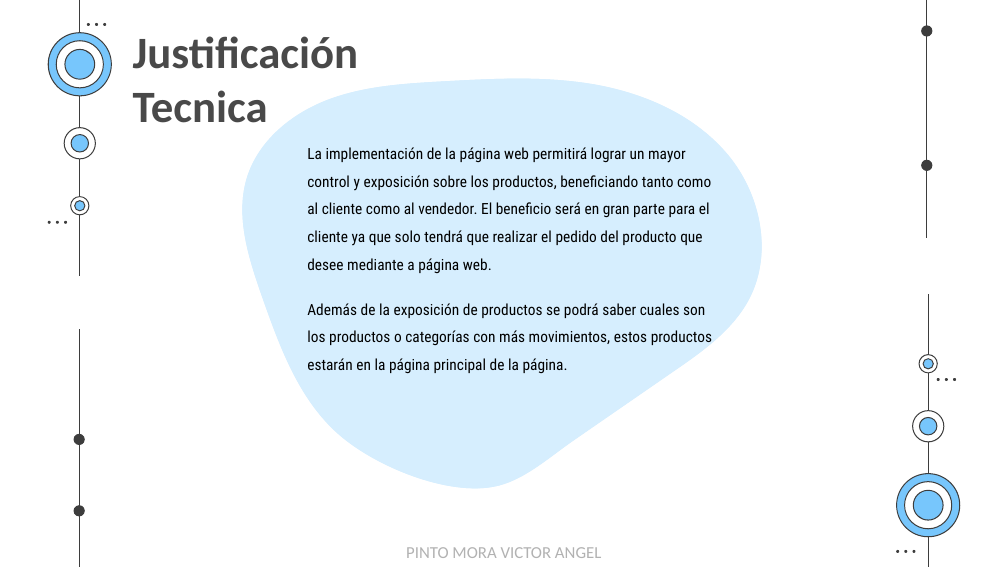
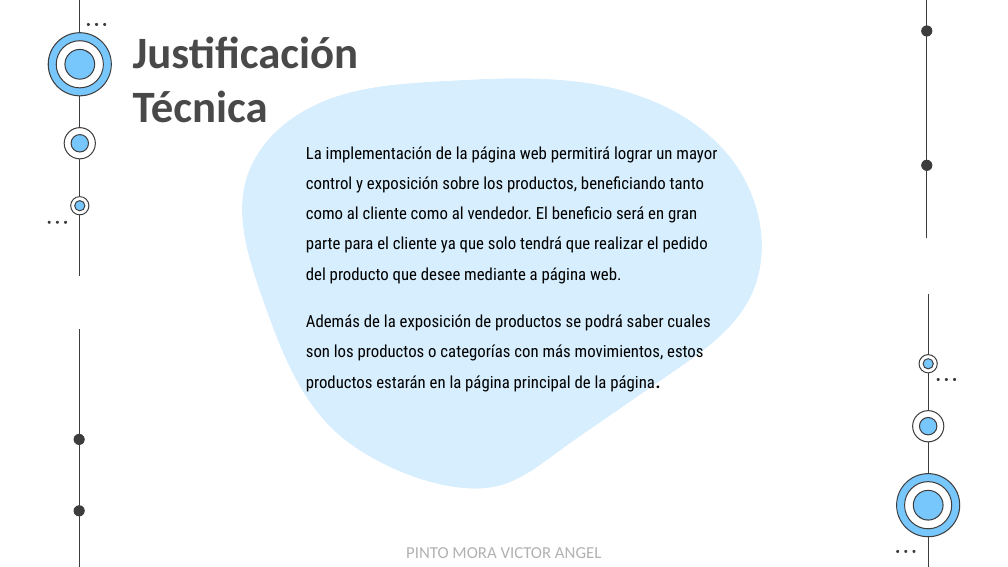
Before and after one commit to EgCooper/Mxt-Technology, a slide deck: slide 13 of Documentacion/Mxt-Technology Presentacion.pptx. Drawn at 1008x567 pixels with LibreOffice and Linux fonts; fonts in the diff are those of the drawing. Boxes give left, top, right and bottom in pixels: in the first picture for what was removed or moved away, otherwise in the second. Text is boxed around its words. In the diff, an @@ line names an element or a change of style, - is before the commit and + after.

```diff
--- a/Documentacion/Mxt-Technology Presentacion.pptx
+++ b/Documentacion/Mxt-Technology Presentacion.pptx
@@ title at [133,36,359,123]: text changed @@
-Justificación Tecnica
+Justificación Técnica
@@ text "La implementación de la página ..." at [306,146,717,392]: size 11 to 12 pt; bold on in "página." @@
```
Also in this commit, not shown: 20 other slides changed, 1 slide removed.
